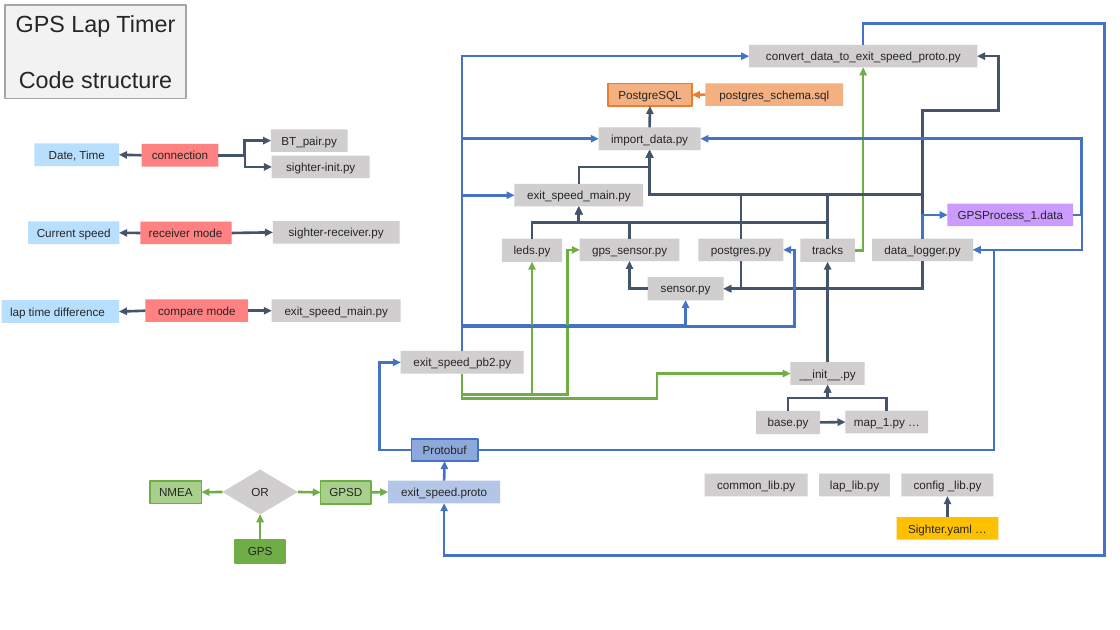
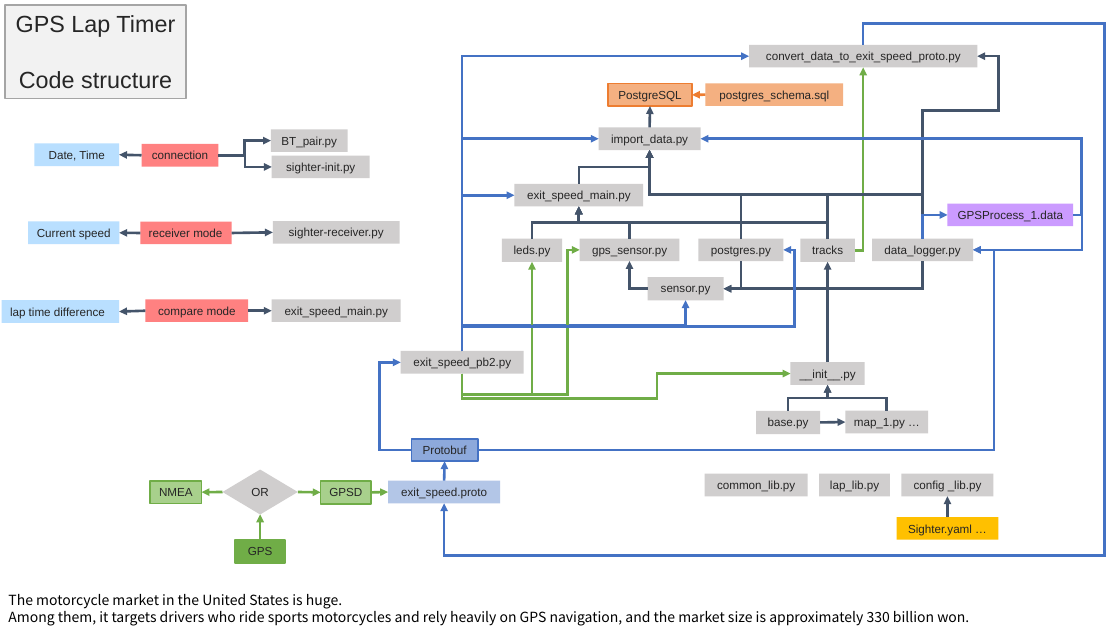
Before and after one commit to Elenedeath/PI-SIGHT_SW_GPSRacer, a slide deck: slide 1 of System Structure.EN.pptx. Drawn at 1120x630 pixels with LibreOffice and Linux fonts; fonts in the diff are those of the drawing. Boxes give left, top, right and bottom in pixels: in the first picture for what was removed or moved away, otherwise in the second. Text is boxed around its words. In the diff, an @@ line names an element or a change of style, - is before the commit and + after.

```diff
--- a/System Structure.EN.pptx
+++ b/System Structure.EN.pptx
@@ text added at box(8, 594, 969, 626), 12 pt, text #000000 @@
+The motorcycle market in the United States is huge.
+Among them, it targets drivers who ride sports motorcycles and rely heavily on GPS navigation, and the market size is approximately 330 billion won.
```
Also in this commit, not shown: 1 other file.
